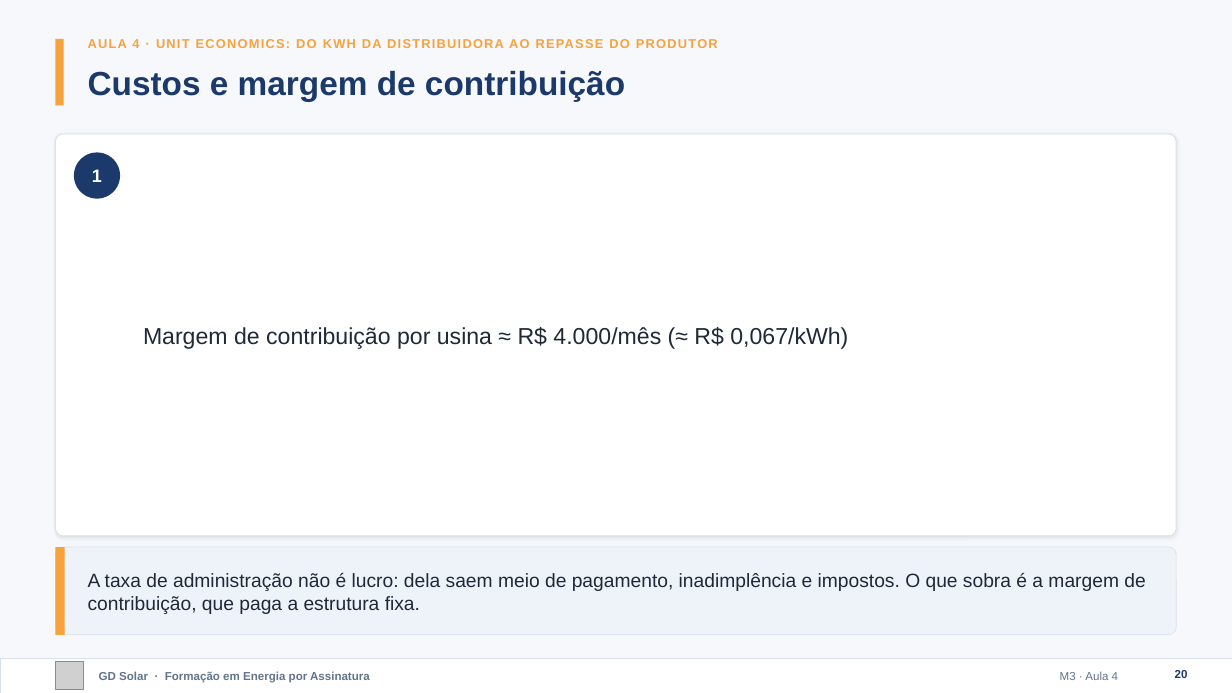
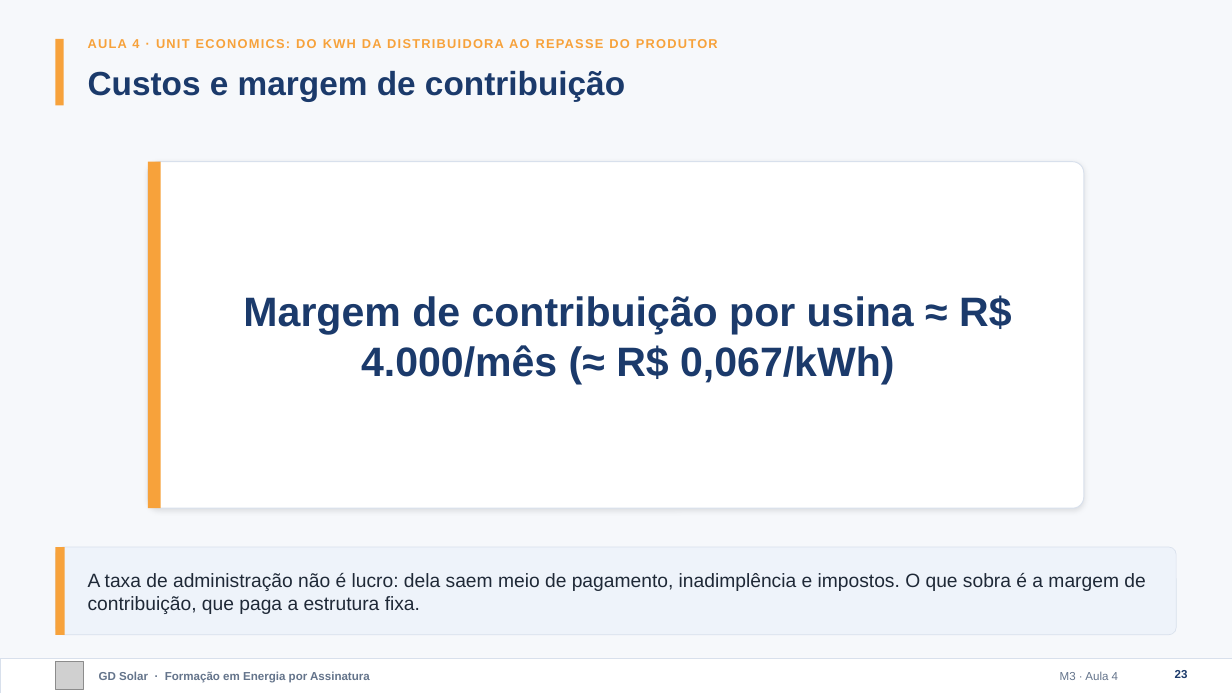
Before and after one commit to marcelo-braga-dev/casaverde, a slide deck: slide 23 of docs/curso/slides/m03-modelos-de-negocio.pptx (slide 20 before the commit). Drawn at 1232x693 pixels with LibreOffice and Linux fonts; fonts in the diff are those of the drawing; grey boxes stand for pictures. Boxes give left, top, right and bottom in pixels: in the first picture for what was removed or moved away, otherwise in the second. Text is boxed around its words. In the diff, an @@ line names an element or a change of style, - is before the commit and + after.

```diff
--- a/docs/curso/slides/m03-modelos-de-negocio.pptx
+++ b/docs/curso/slides/m03-modelos-de-negocio.pptx
@@ ellipse removed at <box>74,152,120,199</box> @@
@@ text removed at <box>92,169,102,182</box> @@
-1
@@ rounded rectangle: place and size @@
-rounded rectangle at <box>55,134,1177,536</box>
+rounded rectangle at <box>148,162,1084,508</box>
@@ rounded rectangle at <box>148,162,1084,508</box>: shadow changed; proportions changed @@
@@ rectangle added at <box>148,162,161,508</box>, fill #F7A23B @@
@@ text "Margem de contribuição por usina ...": place and size @@
-text "Margem de contribuição por usina ..." at <box>143,327,848,349</box>
+text "Margem de contribuição por usina ..." at <box>243,295,1012,384</box>
@@ text "Margem de contribuição por usina ..." at <box>243,295,1012,384</box>: size 18 to 32 pt, text colour #1F2937 to #1B3A6B, bold on; alignment left to centre @@
@@ page number at <box>1175,670,1188,678</box>: text changed @@
-20
+23
```
Also in this commit, not shown: 14 other slides changed, 3 slides added, 16 other files.
